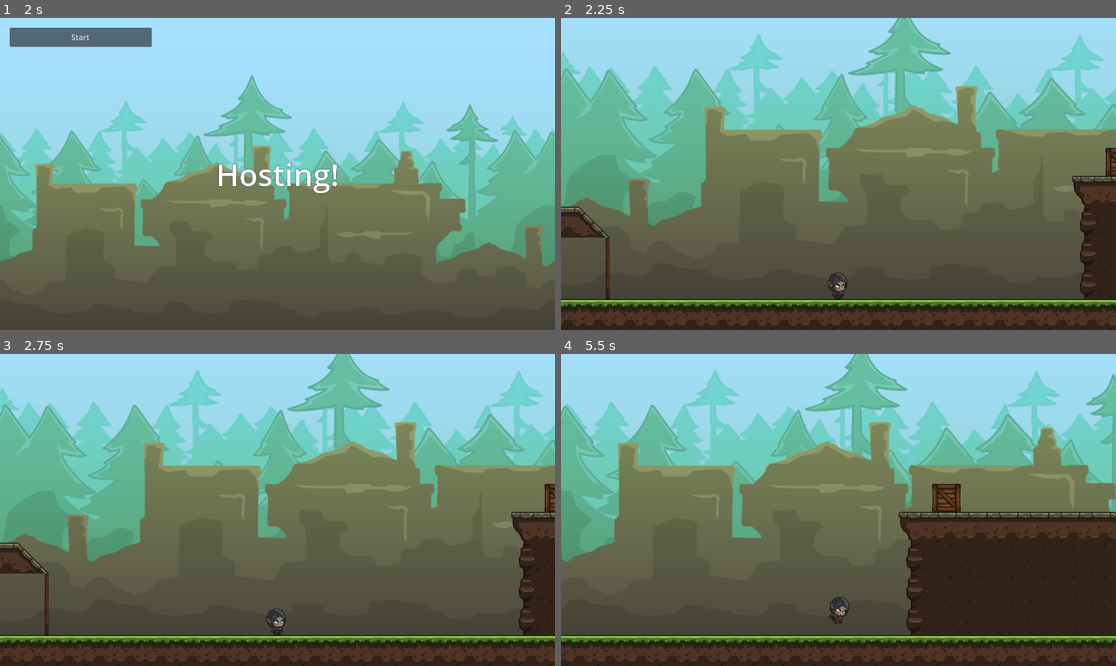
Above: before the commit, frames 1-4 (two rows, left to right).
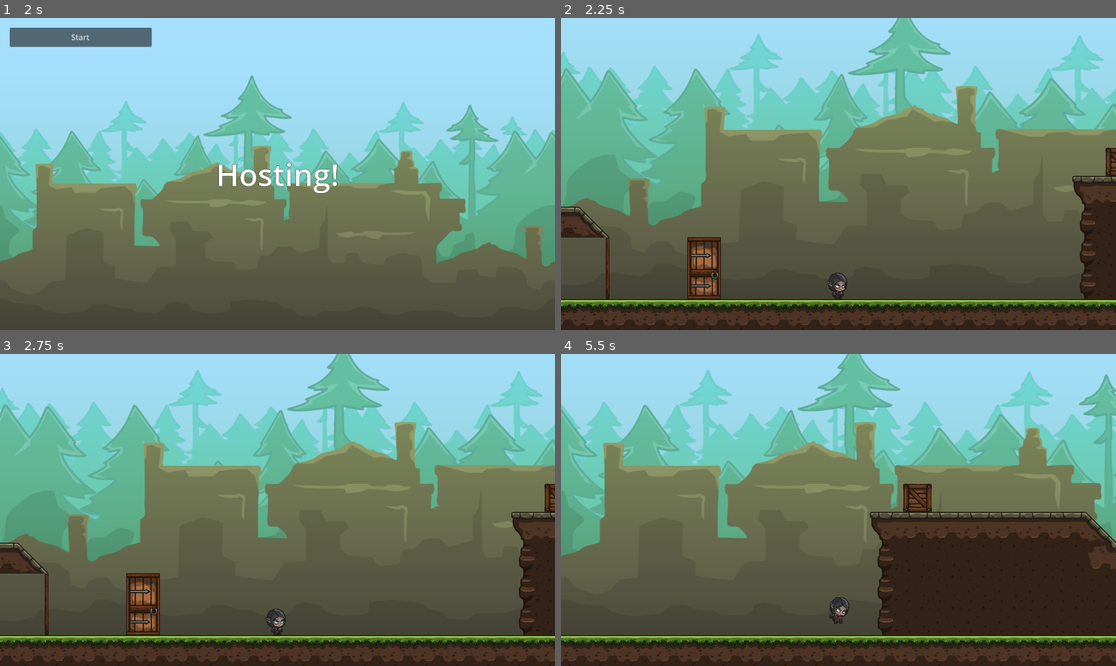
Above: after the commit, the same moments.

Repository: pres2300/Godot-Multiplayer
Game: Godot game, scene res://levels/menu/menu.tscn
Two runs of this game, one before a commit and one after it. Both use one fixed random seed, a clock stepped at 60 frames per second and the inputs below.
Inputs:
- Up to frame 1 (2 s): tap Enter at 0.5 s; hold D (move_right) 0.53-1.25 s; tap E (interact) at 0.6 s; tap Space (jump) at 0.77 s; click "Host" at 1.25 s
- Up to frame 2 (2.25 s): click "Start" at 2 s
- Up to frame 3 (2.75 s): no input
- Up to frame 4 (5.5 s): tap Space (jump) at 2.75, 3.02, 4.52, 5.27 s; hold D (move_right) 2.78-3.53 s; tap E (interact) every 0.75 s from 2.85 to 5.1 s; hold A (move_left) 3.53-4.28 s; hold D (move_right) from 4.28 s (still down)

Frame 1 is identical in both runs. In frame 2, 1.1% of the frame differs, in the area x 22-29%, y 70-91%; in frame 3, 1.1%; in frame 4, 16%, in the area x 0-100%, y 0-99%.

Commit message:
using two different players; exit door resets level

Diff:
--- a/interactables/key_door/key_door.gd
+++ b/interactables/key_door/key_door.gd
@@ -1,15 +1,23 @@
 extends Node2D
+
+class_name KeyDoor
+
+signal all_players_finished
 
 @export var is_open = false
 
 @onready var door_open: Sprite2D = $DoorOpen
 @onready var door_closed: Sprite2D = $DoorClosed
 @onready var collider: CollisionShape2D = $Area2D/CollisionShape2D
+@onready var exit_area: Area2D = $ExitArea
+
+var finished_players: int = 0
 
 func set_door_properties():
 	door_open.visible = is_open
 	door_closed.visible = !is_open
 	collider.set_deferred("disabled", is_open)
+	exit_area.monitoring = is_open
 
 func _on_multiplayer_synchronizer_delta_synchronized() -> void:
 	set_door_properties()
@@ -21,3 +29,15 @@
 	is_open = true
 	set_door_properties()
 	area.get_parent().queue_free()
+
+func _on_exit_area_body_entered(body: Node2D) -> void:
+	if body.is_multiplayer_authority():
+		body.disable_multiplayer_sync()
+
+	if multiplayer.is_server():
+		body.call_deferred("queue_free")
+
+	finished_players += 1
+
+	if finished_players > multiplayer.get_peers().size():
+		all_players_finished.emit()
--- a/interactables/key_door/key_door.tscn
+++ b/interactables/key_door/key_door.tscn
@@ -11,7 +11,7 @@
 gradient = SubResource("Gradient_hdo2b")
 
 [sub_resource type="RectangleShape2D" id="RectangleShape2D_hdo2b"]
-size = Vector2(70, 131)
+size = Vector2(95, 141.215)
 
 [sub_resource type="SceneReplicationConfig" id="SceneReplicationConfig_hdo2b"]
 properties/0/path = NodePath(".:is_open")
@@ -39,11 +39,21 @@
 collision_mask = 8
 
 [node name="CollisionShape2D" type="CollisionShape2D" parent="Area2D"]
-position = Vector2(0, -65.5)
+position = Vector2(-0.5, -70.5)
+shape = SubResource("RectangleShape2D_hdo2b")
+
+[node name="ExitArea" type="Area2D" parent="."]
+collision_layer = 0
+collision_mask = 2
+monitoring = false
+
+[node name="CollisionShape2D" type="CollisionShape2D" parent="ExitArea"]
+position = Vector2(-0.5, -70.5)
 shape = SubResource("RectangleShape2D_hdo2b")
 
 [node name="MultiplayerSynchronizer" type="MultiplayerSynchronizer" parent="."]
 replication_config = SubResource("SceneReplicationConfig_hdo2b")
 
 [connection signal="area_entered" from="Area2D" to="." method="_on_area_2d_area_entered"]
+[connection signal="body_entered" from="ExitArea" to="." method="_on_exit_area_body_entered"]
 [connection signal="delta_synchronized" from="MultiplayerSynchronizer" to="." method="_on_multiplayer_synchronizer_delta_synchronized"]
--- a/levels/level.gd
+++ b/levels/level.gd
@@ -1,11 +1,15 @@
 extends Node2D
 
+signal level_complete
+
 @onready var players_container = $Players/PlayersContainer
+@onready var key_door: KeyDoor = $Interactables/KeyDoor
 
-@export var player_scene: PackedScene
+@export var player_scenes: Array[PackedScene]
 @export var spawn_points: Array[Marker2D]
 
 var next_spawn_point_idx = 0
+var next_character_index = 0
 
 func _ready():
 	if not multiplayer.is_server():
@@ -18,6 +22,8 @@
 
 	add_player(1)
 
+	key_door.all_players_finished.connect(_on_all_players_finished)
+
 func _exit_tree():
 	if multiplayer.multiplayer_peer == null:
 		return
@@ -28,10 +34,14 @@
 	multiplayer.peer_disconnected.disconnect(delete_player)
 
 func add_player(id):
-	var player_instance = player_scene.instantiate()
+	var player_instance = player_scenes[next_character_index].instantiate()
 	player_instance.position = get_spawn_point()
 	player_instance.name = str(id)
 	players_container.add_child(player_instance)
+
+	next_character_index += 1
+	if next_character_index >= player_scenes.size():
+		next_character_index = 0
 
 func delete_player(id):
 	if not players_container.has_node(str(id)):
@@ -47,3 +57,7 @@
 		next_spawn_point_idx = 0
 
 	return spawn_point
+
+func _on_all_players_finished():
+	key_door.all_players_finished.disconnect(_on_all_players_finished)
+	level_complete.emit()
--- a/levels/level_01/level_01.tscn
+++ b/levels/level_01/level_01.tscn
@@ -1,10 +1,11 @@
-[gd_scene load_steps=14 format=3 uid="uid://mou717ft6qef"]
+[gd_scene load_steps=15 format=3 uid="uid://mou717ft6qef"]
 
 [ext_resource type="Script" uid="uid://c0t0050ulgyqa" path="res://levels/level.gd" id="1_1xo4h"]
 [ext_resource type="Texture2D" uid="uid://chwbcf7n2ajtp" path="res://art/platforms/Platformer_spritesheet.png" id="1_y1imb"]
 [ext_resource type="Texture2D" uid="uid://bja0wl8tcw71c" path="res://art/backgrounds/background_01.png" id="2_mj7pk"]
+[ext_resource type="PackedScene" uid="uid://cjyrqdups4g57" path="res://player/elf/elf.tscn" id="2_qu0in"]
 [ext_resource type="Texture2D" uid="uid://bujx43rcy5b85" path="res://art/backgrounds/background_02.png" id="3_cwdtg"]
-[ext_resource type="PackedScene" uid="uid://ct41jmb7qtkh1" path="res://player/player.tscn" id="4_373x3"]
+[ext_resource type="PackedScene" uid="uid://b8bi377qlagyq" path="res://player/knight/knight.tscn" id="3_ng00s"]
 [ext_resource type="PackedScene" uid="uid://dbp8pya88kdm" path="res://interactables/pressure_plate/pressure_plate.tscn" id="6_71kry"]
 [ext_resource type="PackedScene" uid="uid://ca76hgsuq1053" path="res://interactables/bridge/bridge.tscn" id="6_upmp1"]
 [ext_resource type="PackedScene" uid="uid://r4ukta6tg5hx" path="res://interactables/door/door.tscn" id="7_aqob7"]
@@ -50,7 +51,7 @@
 
 [node name="Level_01" type="Node2D" node_paths=PackedStringArray("spawn_points")]
 script = ExtResource("1_1xo4h")
-player_scene = ExtResource("4_373x3")
+player_scenes = Array[PackedScene]([ExtResource("2_qu0in"), ExtResource("3_ng00s")])
 spawn_points = [NodePath("Players/SpawnPoint_0"), NodePath("Players/SpawnPoint_1")]
 
 [node name="Environment" type="Node" parent="."]
@@ -97,7 +98,7 @@
 scale = Vector2(-1, 1)
 
 [node name="KeyDoor" parent="Interactables" instance=ExtResource("9_b3jm5")]
-position = Vector2(2209, 186)
+position = Vector2(-124, 507)
 
 [node name="BridgePlate1" parent="Interactables" instance=ExtResource("6_71kry")]
 position = Vector2(1373, 181)
@@ -116,7 +117,7 @@
 [node name="PlayersContainer" type="Node2D" parent="Players"]
 
 [node name="PlayerSpawner" type="MultiplayerSpawner" parent="Players"]
-_spawnable_scenes = PackedStringArray("uid://ct41jmb7qtkh1")
+_spawnable_scenes = PackedStringArray("uid://cjyrqdups4g57", "uid://b8bi377qlagyq")
 spawn_path = NodePath("../PlayersContainer")
 spawn_limit = 2
 
--- a/levels/menu/menu.gd
+++ b/levels/menu/menu.gd
@@ -42,6 +42,13 @@
 func change_level(scene):
 	for c in level_container.get_children():
 		level_container.remove_child(c)
+		c.level_complete.disconnect(_on_level_complete)
 		c.queue_free()
 
-	level_container.add_child(scene.instantiate())
+	var new_level = scene.instantiate()
+	level_container.add_child(new_level)
+	new_level.level_complete.connect(_on_level_complete)
+
+func _on_level_complete():
+	# this is where you would change to the next level if available, etc.
+	call_deferred("change_level", level_scene)
--- a/player/player.gd
+++ b/player/player.gd
@@ -3,6 +3,7 @@
 @onready var player_sprite = $AnimatedSprite2D
 @onready var initial_sprite_scale = player_sprite.scale
 @onready var player_finder = $PlayerFinder
+@onready var multiplayer_sync = $MultiplayerSynchronizer
 
 @export var player_camera: PackedScene
 @export var camera_height = 245
@@ -28,6 +29,9 @@
 	DOUBLE_JUMPING,
 	FALLING
 }
+
+func disable_multiplayer_sync():
+	multiplayer_sync.public_visibility = false
 
 func _enter_tree():
 	owner_id = name.to_int()
@@ -91,7 +95,7 @@
 func set_up_camera():
 	camera_instance = player_camera.instantiate()
 	camera_instance.global_position.y = camera_height
-	get_tree().current_scene.add_child.call_deferred(camera_instance)
+	get_parent().add_child.call_deferred(camera_instance)
 
 func update_camera_pos():
 	camera_instance.global_position.x = global_position.x
